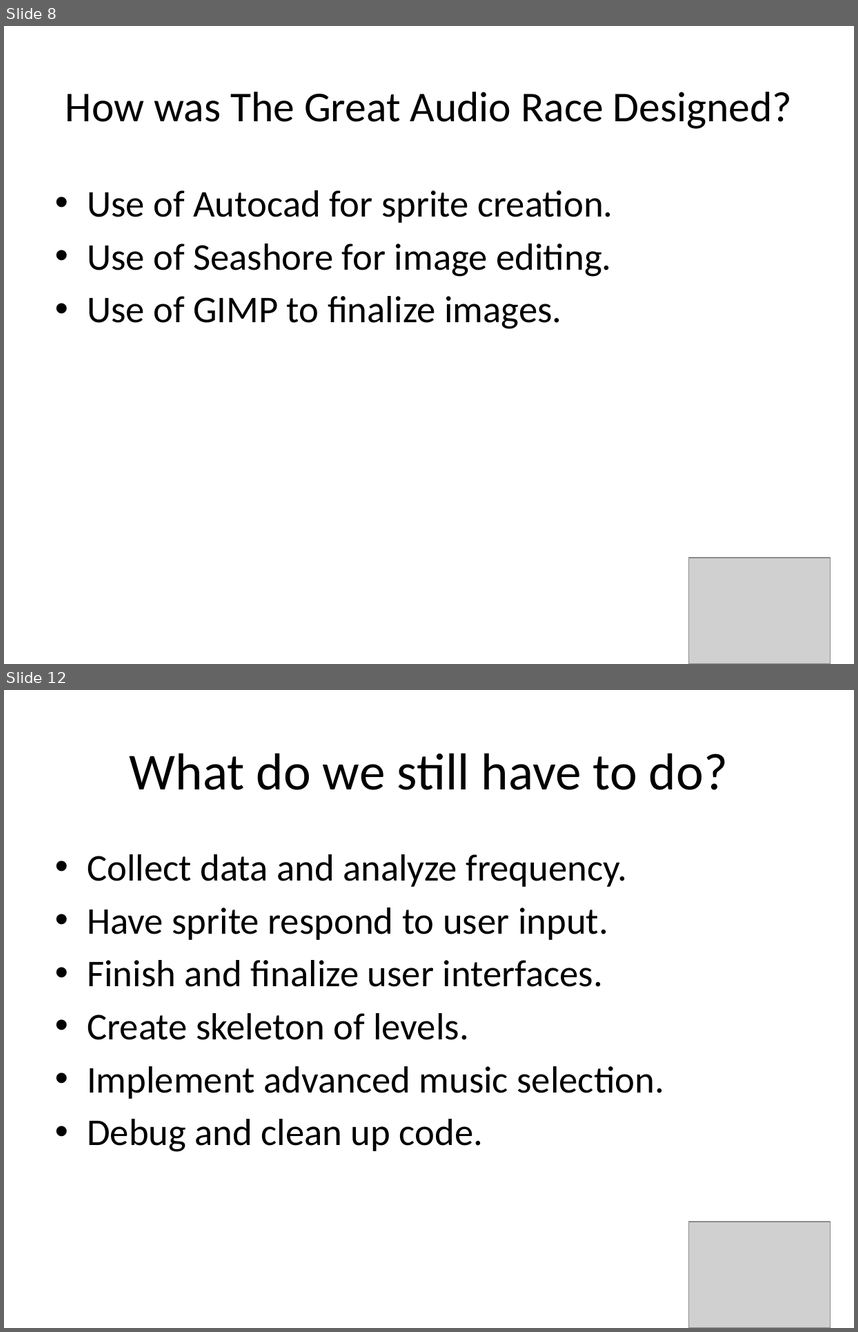
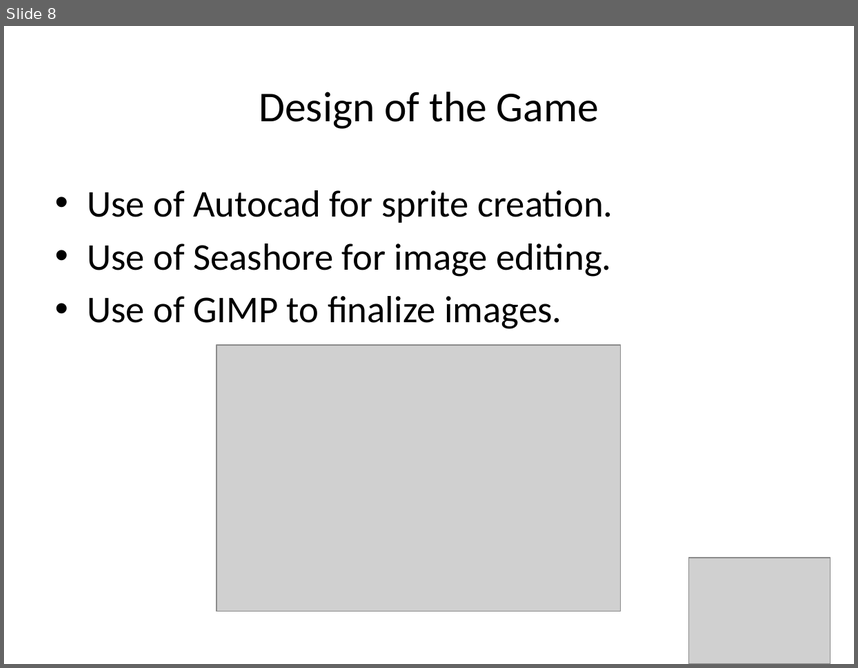
Before and after one commit to amlees/The-Great-Audio-Race, a slide deck: presenationTWO.pptx. Shown one above the other, each under a label of ours: slides 8 and 12 before the commit, slide 8 after it; the slides between them are not shown. The pictures are 858x1332 and 858x668 pixels, drawn with LibreOffice and Linux fonts; fonts in the diff are those of the drawing; grey boxes stand for pictures. Boxes give left, top, right and bottom in pixels: in the first picture for what was removed or moved away, otherwise in the second. Text is boxed around its words. In the diff, an @@ line names an element or a change of style, - is before the commit and + after.

```diff
--- a/presenationTWO.pptx
+++ b/presenationTWO.pptx
@@ slide 12 removed at [4,690,854,1328], background #FFFFFF @@
@@ title removed at [130,753,728,790] @@
-What do we still have to do?
@@ text removed at [87,854,664,1152] @@
-• Collect data and analyze frequency.
-• Have sprite respond to user input.
-• Finish and finalize user interfaces.
-• Create skeleton of levels.
-• Implement advanced music selection.
-• Debug and clean up code.
@@ picture removed at [689,1221,831,1328] @@
@@ slide 8 changed as well @@
@@ title at [259,92,599,129]: text changed @@
-How was The Great Audio Race Designed?
+Design of the Game
@@ picture added at [217,345,620,611] @@
```
Also in this commit, not shown: 7 other slides changed, 5 slides added, 6 other slides removed, 1 other file.
